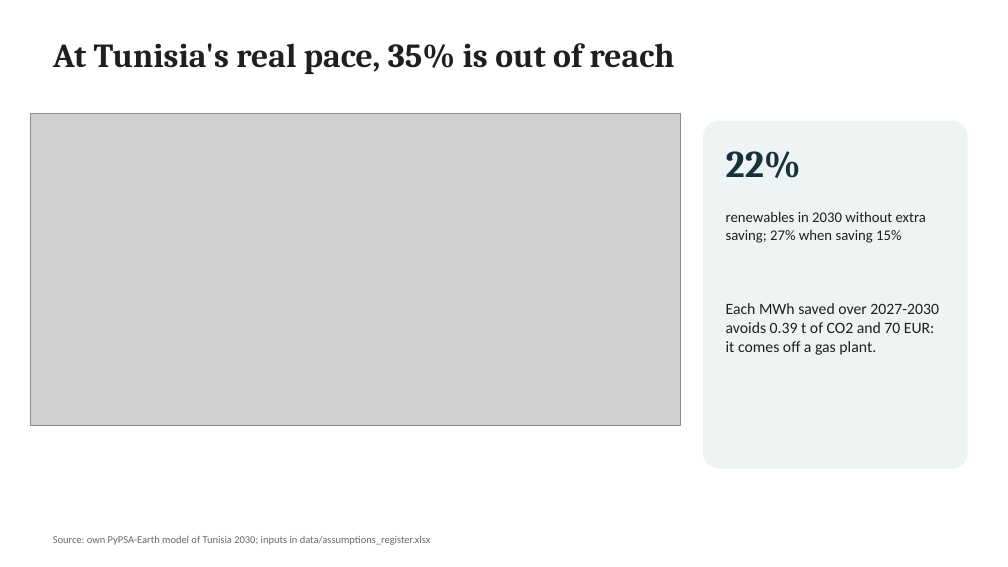
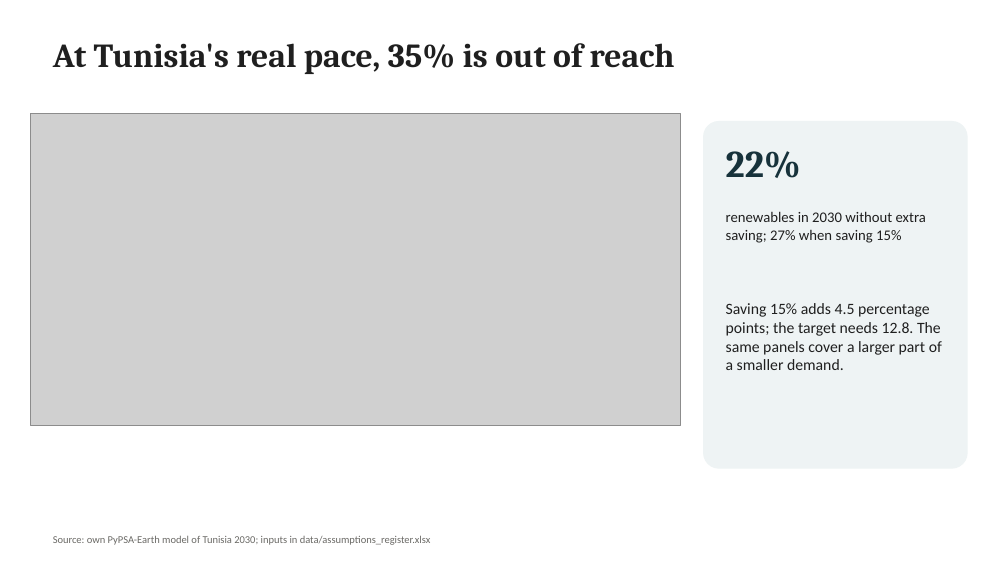
Before and after one commit to RayenRomdhani/tunisia-saved-mwh, a slide deck: slide 8 of report/deck.pptx. Drawn at 1008x567 pixels with LibreOffice and Linux fonts; fonts in the diff are those of the drawing; grey boxes stand for pictures. Boxes give left, top, right and bottom in pixels: in the first picture for what was removed or moved away, otherwise in the second. Text is boxed around its words. In the diff, an @@ line names an element or a change of style, - is before the commit and + after.

```diff
--- a/report/deck.pptx
+++ b/report/deck.pptx
@@ text at (726, 303, 942, 370): text changed @@
-Each MWh saved over 2027-2030 avoids 0.39 t of CO2 and 70 EUR: it comes off a gas plant.
+Saving 15% adds 4.5 percentage points; the target needs 12.8. The same panels cover a larger part of a smaller demand.
```
Also in this commit, not shown: 7 other slides changed, 3 other files.
